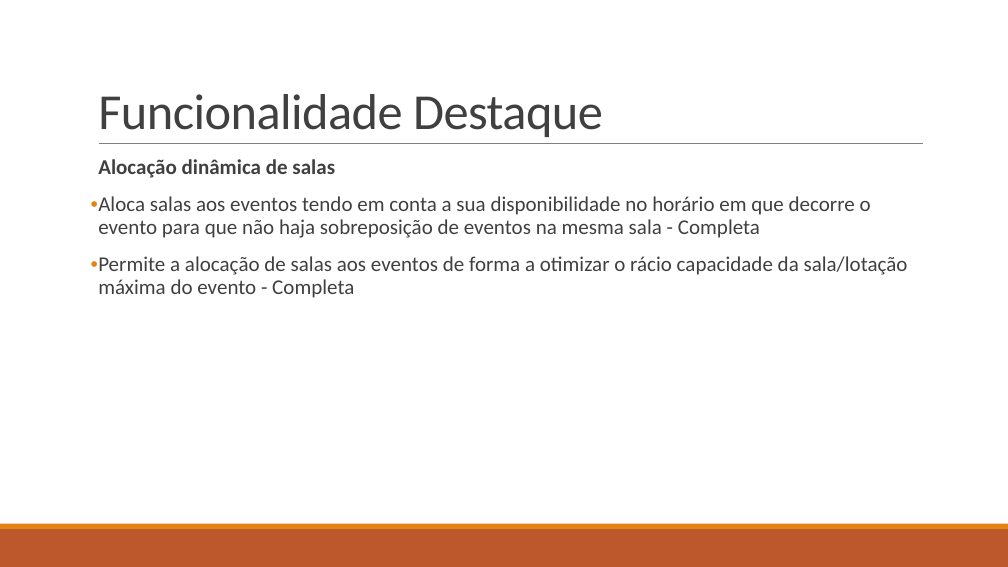
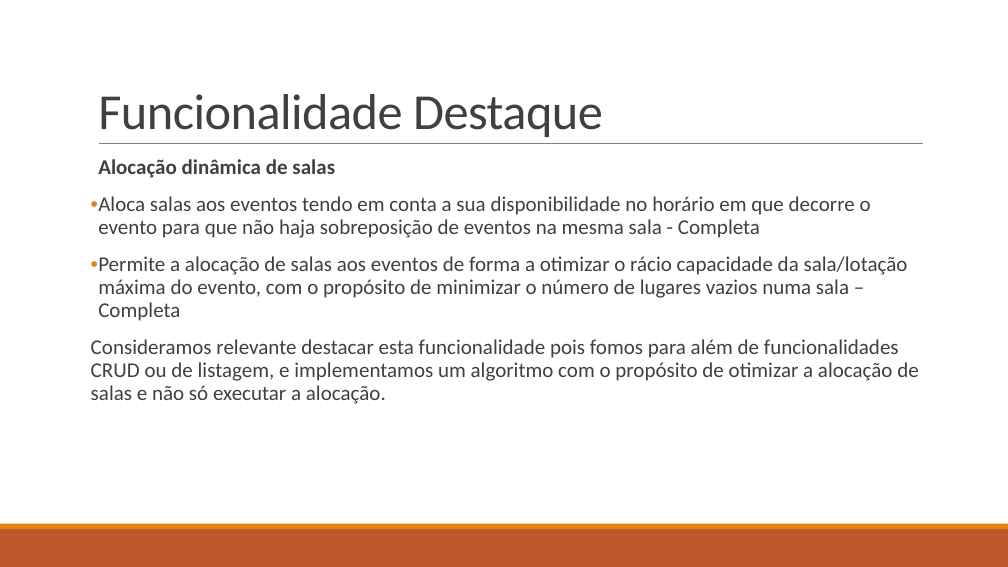
Before and after one commit to SnarkyTohgo/Cinemateca-Portuguesa, a slide deck: slide 12 of Apresentacao Projeto 1.pptx (slide 10 before the commit). Drawn at 1008x567 pixels with LibreOffice and Linux fonts; fonts in the diff are those of the drawing. Boxes give left, top, right and bottom in pixels: in the first picture for what was removed or moved away, otherwise in the second. Text is boxed around its words. In the diff, an @@ line names an element or a change of style, - is before the commit and + after.

```diff
--- a/Apresentacao Projeto 1.pptx
+++ b/Apresentacao Projeto 1.pptx
@@ text at [91, 256, 918, 404]: text changed @@
-• Permite a alocação de salas aos eventos de forma a otimizar o rácio capacidade da sala/lotação máxima do evento - Completa
+• Permite a alocação de salas aos eventos de forma a otimizar o rácio capacidade da sala/lotação máxima do evento, com o propósito de minimizar o número de lugares vazios numa sala – Completa
+Consideramos relevante destacar esta funcionalidade pois fomos para além de funcionalidades CRUD ou de listagem, e implementamos um algoritmo com o propósito de otimizar a alocação de salas e não só executar a alocação.
```
Also in this commit, not shown: 1 other slide changed, 2 slides added, 2 other files.
